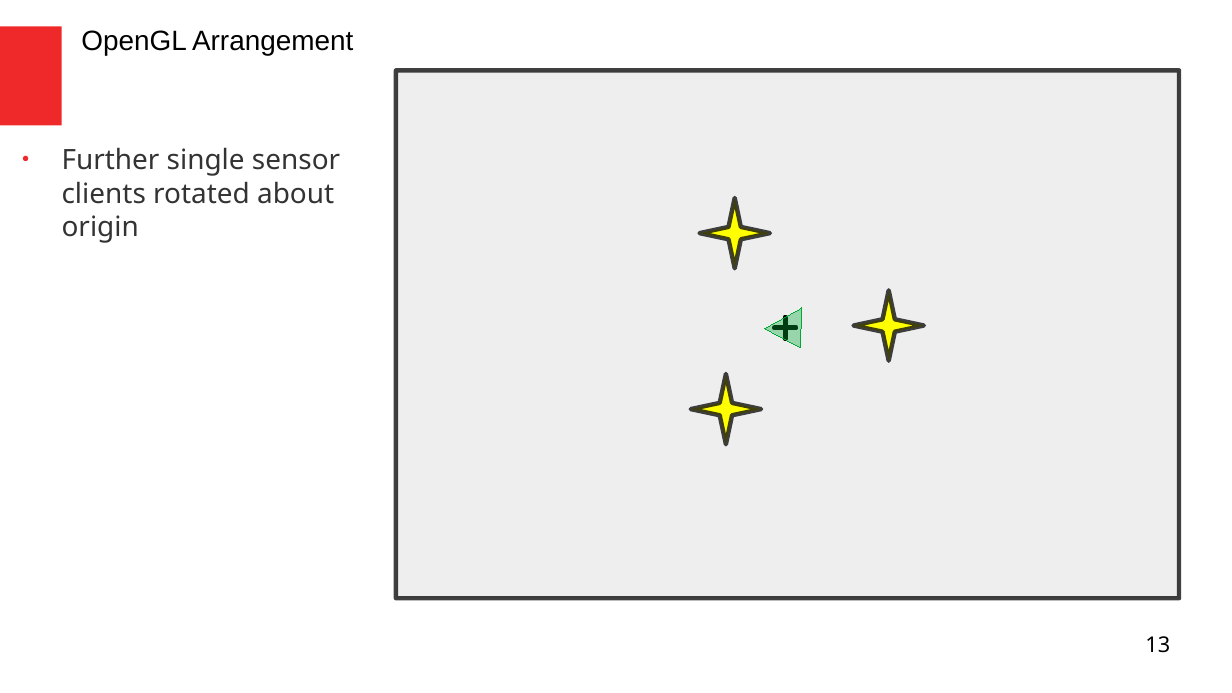
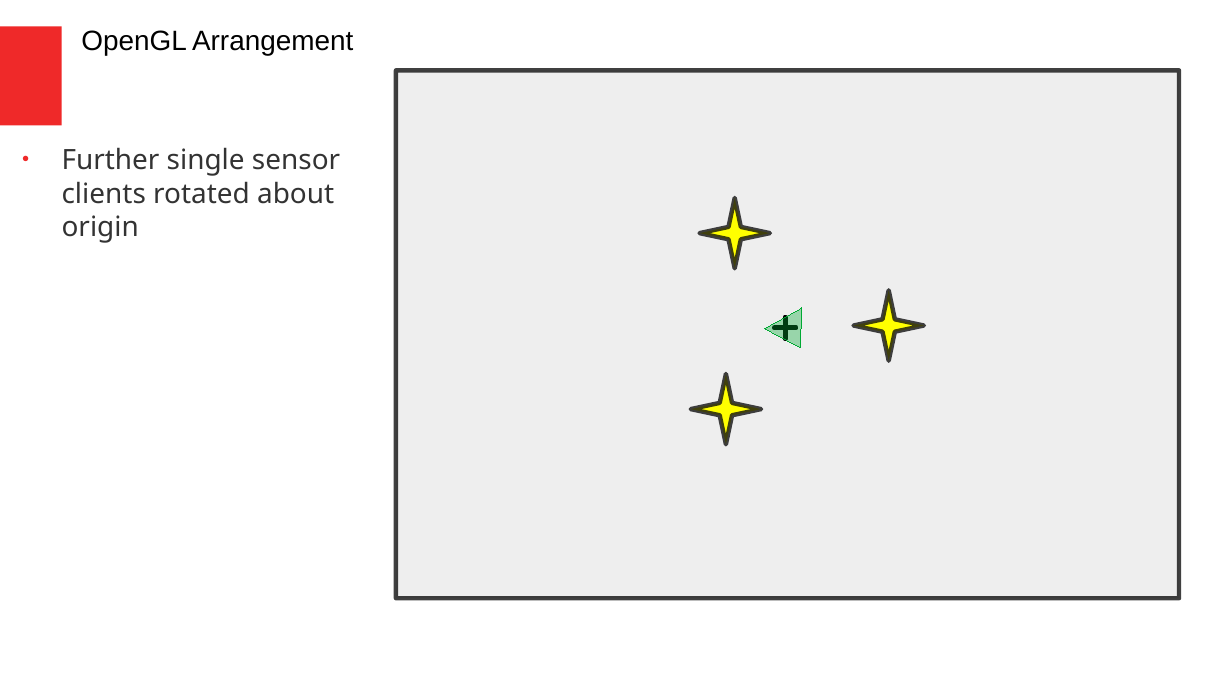
Before and after one commit to thelegend831/dissertation, a slide deck: slide 13 of DecemberCatchUp.odp. Drawn at 1232x693 pixels with LibreOffice and Linux fonts; fonts in the diff are those of the drawing. Boxes give left, top, right and bottom in pixels: in the first picture for what was removed or moved away, otherwise in the second. Text is boxed around its words. In the diff, an @@ line names an element or a change of style, - is before the commit and + after.

```diff
--- a/DecemberCatchUp.odp
+++ b/DecemberCatchUp.odp
@@ page number removed at (1145,636,1170,653) @@
-13
```
Also in this commit, not shown: 15 other slides changed, 2 other files.
